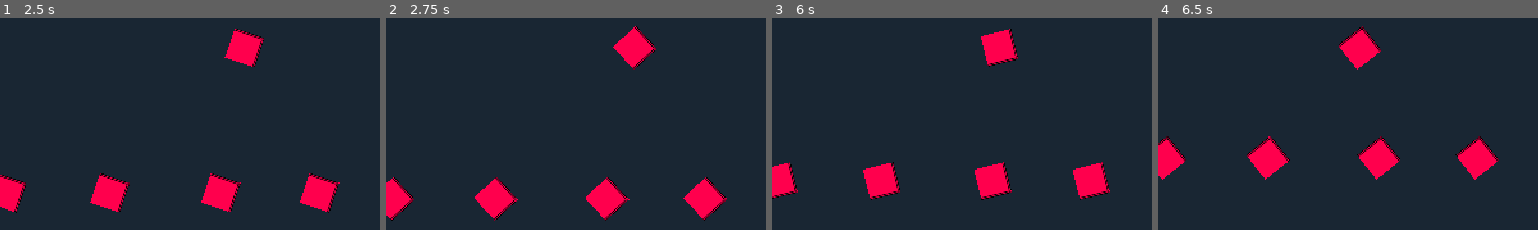
Above: before the commit, frames 1-4 (left to right).
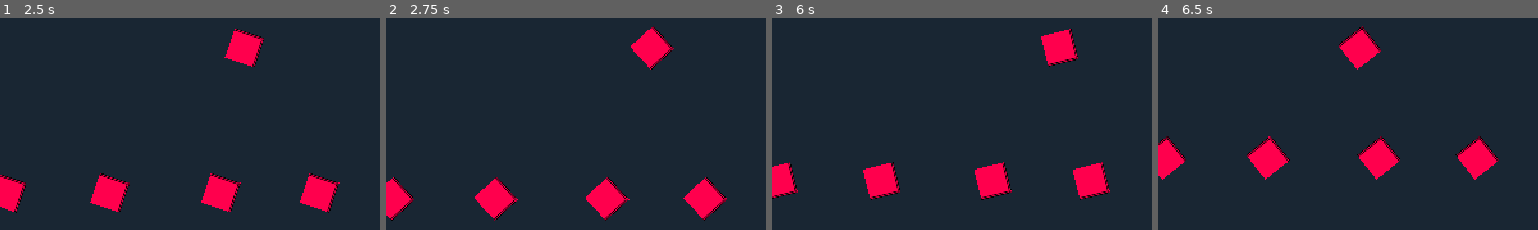
Above: after the commit, the same moments.

Repository: josephhagancreative/rotasnake
Game: Godot game, scene res://levels/Level7.tscn
The game is run twice, just before and just after one commit, with the same random seed, the same clock (stepped at 60 frames per second) and the same inputs. This scene is started directly instead of the project's main scene.
Inputs:
- Up to frame 1 (2.5 s): tap Enter (ui_accept) at 0.5, 0.77, 1.52 s; hold Right (ui_right) 0.53-1.28 s; hold Left (ui_left) 1.28-2.03 s; hold Right (ui_right) from 2.03 s (still down)
- Up to frame 2 (2.75 s): keep holding Right (ui_right)
- Up to frame 3 (6 s): tap Space (ui_select) at 2.75 s; release Right (ui_right) at 2.78 s; hold Up (ui_up) 2.78-3.53 s; tap Enter (ui_accept) at 3.02, 3.77, 4.52 s; hold Left (ui_left) 3.53-5.78 s; hold Right (ui_right) from 5.78 s (still down)
- Up to frame 4 (6.5 s): keep holding Right (ui_right); tap Enter (ui_accept) at 6.02 s
The pictures show only the part of the screen within x 29-78%, y 26-76%; the shares and areas given below are measured in that part.

Frame 1 is identical in both runs. In frame 2, 1.6% of the frame differs, in the area x 59-76%, y 3-25%; in frame 3, 2.4%, in the area x 55-81%, y 5-24%; in frame 4, nothing differs.

Commit message:
update death bug

Diff:
--- a/levels/Level7.tscn
+++ b/levels/Level7.tscn
@@ -117,4 +117,3 @@
 [node name="ObstacleCross" parent="." index="24" instance=ExtResource("5_obstacleplace")]
 position = Vector2(500, 200)
 move_speed = 110.0
-move_distance = 120.0
--- a/snake.gd
+++ b/snake.gd
@@ -293,8 +293,9 @@
 
 	# Clean up tail with delay
 	for segment in tail_segments:
-		segment.modulate = Color(1, 0.3, 0.3, 1.0)
-		segment.queue_free()
+		if is_instance_valid(segment):
+			segment.modulate = Color(1, 0.3, 0.3, 1.0)
+			segment.queue_free()
 
 func cleanup():
 	# Clean up tweens before scene change
